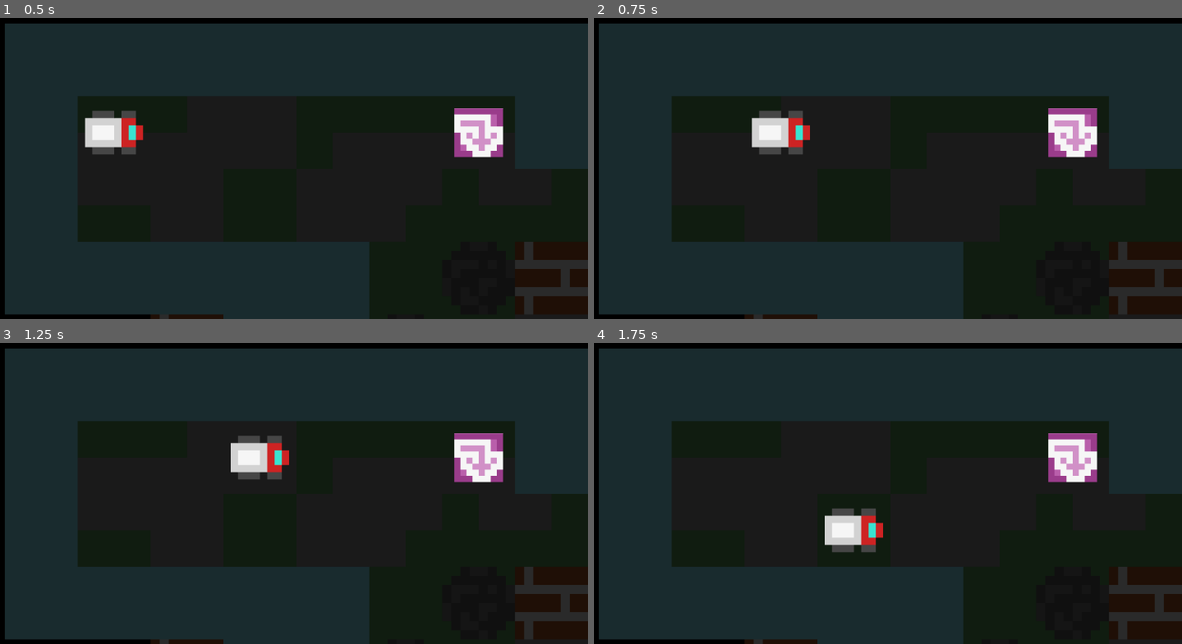
Above: before the commit, frames 1-4 (two rows, left to right).
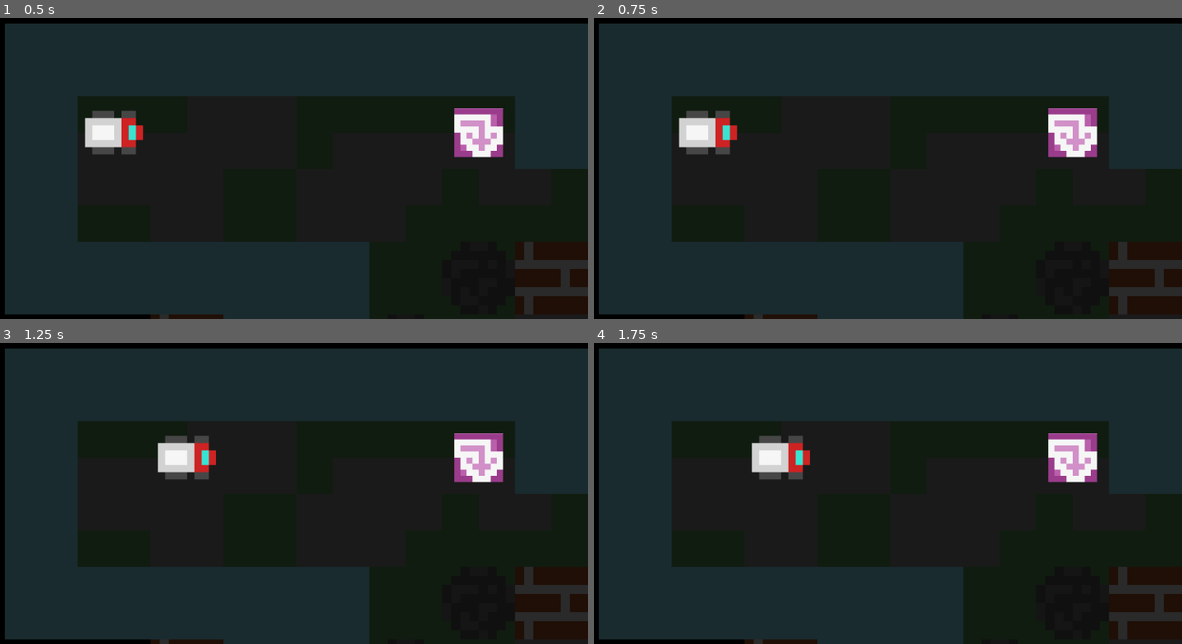
Above: after the commit, the same moments.

Repository: Jarten0/GMTK2024
Game: Godot game, scene res://pt.tscn
The game is run twice, just before and just after one commit, with the same random seed, the same clock (stepped at 60 frames per second) and the same inputs.
Inputs:
- Up to frame 1 (0.5 s): no input
- Up to frame 2 (0.75 s): tap Enter at 0.5 s; hold Right (ui_right) from 0.53 s (still down); tap Space (Start, bound only after the commit) at 0.6 s
- Up to frame 3 (1.25 s): keep holding Right (ui_right)
- Up to frame 4 (1.75 s): tap Space (Start, bound only after the commit) at 1.25, 1.35 s; release Right (ui_right) at 1.28 s; hold Down (ui_down) from 1.28 s (still down)

Frame 1 is identical in both runs. In frame 2, 2.4% of the frame differs, in the area x 14-37%, y 30-46%; in frame 3, 2.4%; in frame 4, 2.4%, in the area x 26-50%, y 30-70%.

Commit message:
added turn tile and removed control

Diff:
--- a/character_body_2d.gd
+++ b/character_body_2d.gd
@@ -5,28 +5,41 @@
 @export var JUMP_VELOCITY = -400.0
 @export var GRID_SIZE = 128.0
 @export var DIRECTION: Vector2 = Vector2.RIGHT
-
+@export var STARTED: bool = false
 
 
 func _physics_process(delta: float) -> void:
+	if Input.is_action_just_pressed("Start"):
+		STARTED = true
+
+	(get_node("Sprite2D") as Node2D).rotation = DIRECTION.angle()
+
 
 	# Get the input direction and handle the movement/deceleration.
-	if Input.is_action_just_pressed("ui_left"):
-		position.x -= GRID_SIZE
-	if Input.is_action_just_pressed("ui_right"):
-		position.x += GRID_SIZE
-	if Input.is_action_just_pressed("ui_up"):
-		position.y -= GRID_SIZE
-	if Input.is_action_just_pressed("ui_down"):
-		position.y += GRID_SIZE
+	#if Input.is_action_just_pressed("ui_left"):
+		#position.x -= GRID_SIZE
+	#if Input.is_action_just_pressed("ui_right"):
+		#position.x += GRID_SIZE
+	#if Input.is_action_just_pressed("ui_up"):
+		#position.y -= GRID_SIZE
+	#if Input.is_action_just_pressed("ui_down"):
+		#position.y += GRID_SIZE
 
 func tick():
+	if !visible or !STARTED:
+		return
+
 	position += DIRECTION.normalized() * GRID_SIZE
-	pass
 
 func on_body_entered(body: Area2D):
-	if body.get_collision_layer_value(3) == true:
-		print("hehe")
-	else:
-		print("neh")
-	pass
+	if !visible:
+		return
+
+	match body.get_meta("Tag"):
+		"Flag":
+			print("End of level")
+			hide()
+		"Spring":
+			position += (body as Spring).DIRECTION.normalized() * GRID_SIZE
+		"TurnTile":
+			DIRECTION = DIRECTION.rotated(deg_to_rad(90))
--- /dev/null
+++ b/flag.gd
@@ -0,0 +1,3 @@
+class_name LevelFlag
+
+extends Area2D
--- a/project.godot
+++ b/project.godot
@@ -39,6 +39,11 @@
 , Object(InputEventKey,"resource_local_to_scene":false,"resource_name":"","device":-1,"window_id":0,"alt_pressed":false …(183 unchanged characters)…
 ]
 }
+Start={
+"deadzone": 0.5,
+"events": [Object(InputEventKey,"resource_local_to_scene":false,"resource_name":"","device":-1,"window_id":0,"alt_pressed":false,"shift_pressed":false,"ctrl_pressed":false,"meta_pressed":false,"pressed":false,"keycode":0,"physical_keycode":32,"key_label":0,"unicode":32,"location":0,"echo":false,"script":null)
+]
+}
 
 [layer_names]
 
@@ -46,6 +51,7 @@
 2d_physics/layer_2="Car"
 2d_physics/layer_3="Flag"
 2d_physics/layer_4="Hazard"
+2d_physics/layer_5="Spring"
 
 [rendering]
 
--- a/pt.tscn
+++ b/pt.tscn
@@ -6,6 +6,8 @@
 [ext_resource type="Texture2D" uid="uid://b743tqu7bpx0p" path="res://16x tilesetexample.png" id="3_o3tjy"]
 [ext_resource type="Texture2D" uid="uid://buo1wyoupojis" path="res://16x CarGameTilesetWIP1.png" id="4_fy3cc"]
 [ext_resource type="Script" path="res://tile_map_layer.gd" id="4_ip7ui"]
+[ext_resource type="Script" path="res://spring.gd" id="7_2qsbf"]
+[ext_resource type="Script" path="res://flag.gd" id="7_ocwrd"]
 
 [sub_resource type="ShaderMaterial" id="ShaderMaterial_jvw0m"]
 shader = ExtResource("1_16pv5")
@@ -211,6 +213,7 @@
 collision_layer = 2
 collision_mask = 7
 script = ExtResource("1_f1y3k")
+metadata/Tag = "Car"
 
 [node name="CollisionShape2D" type="CollisionShape2D" parent="Car"]
 shape = SubResource("CircleShape2D_fgm4v")
@@ -228,6 +231,8 @@
 collision_layer = 4
 collision_mask = 7
 monitoring = false
+script = ExtResource("7_ocwrd")
+metadata/Tag = "Flag"
 
 [node name="CollisionShape2D" type="CollisionShape2D" parent="Flag"]
 shape = SubResource("RectangleShape2D_66vwp")
@@ -244,6 +249,7 @@
 collision_layer = 4
 collision_mask = 7
 monitoring = false
+metadata/Tag = "TurnTile"
 
 [node name="CollisionShape2D" type="CollisionShape2D" parent="TurnTile"]
 shape = SubResource("RectangleShape2D_66vwp")
@@ -255,6 +261,29 @@
 texture = ExtResource("4_fy3cc")
 region_enabled = true
 region_rect = Rect2(384, 256, 128, 128)
+metadata/_edit_lock_ = true
+
+[node name="Spring" type="Area2D" parent="."]
+position = Vector2(1216, 704)
+collision_layer = 4
+collision_mask = 7
+monitoring = false
+script = ExtResource("7_2qsbf")
+DIRECTION = Vector2(-1, 0)
+metadata/Tag = "Spring"
+
+[node name="CollisionShape2D" type="CollisionShape2D" parent="Spring"]
+shape = SubResource("RectangleShape2D_66vwp")
+metadata/_edit_lock_ = true
+
+[node name="Sprite2D" type="Sprite2D" parent="Spring"]
+position = Vector2(16, 0)
+rotation = 1.5708
+scale = Vector2(0.75, 0.75)
+texture = ExtResource("4_fy3cc")
+region_enabled = true
+region_rect = Rect2(256, 384, 128, 128)
+region_filter_clip_enabled = true
 
 [connection signal="timeout" from="Timer" to="Car" method="tick"]
 [connection signal="area_entered" from="Car" to="Car" method="on_body_entered"]
--- /dev/null
+++ b/spring.gd
@@ -0,0 +1,5 @@
+class_name Spring
+
+extends Area2D
+
+@export var DIRECTION: Vector2 = Vector2.UP
Not shown: 1 places in pt.tscn that only renumber resources
